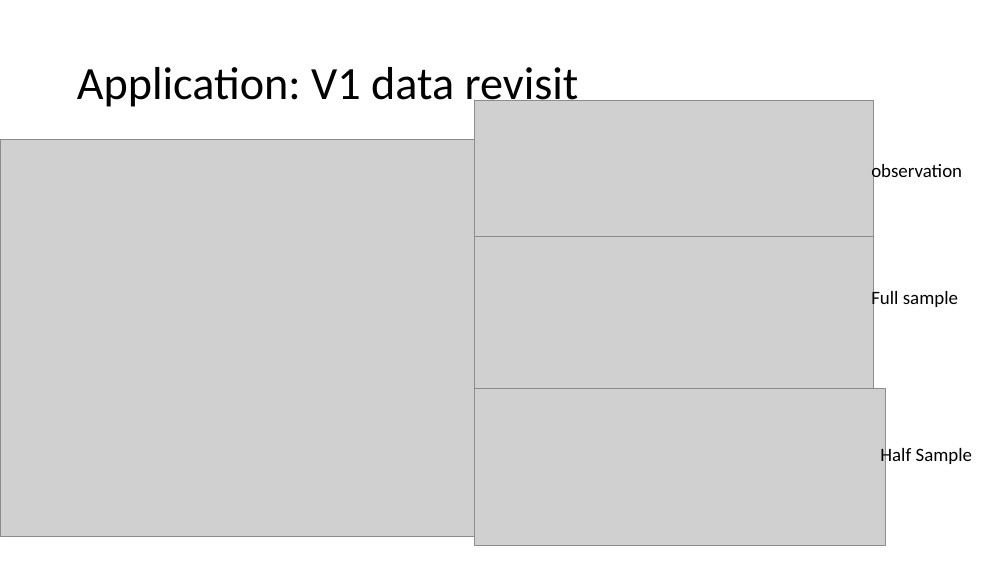
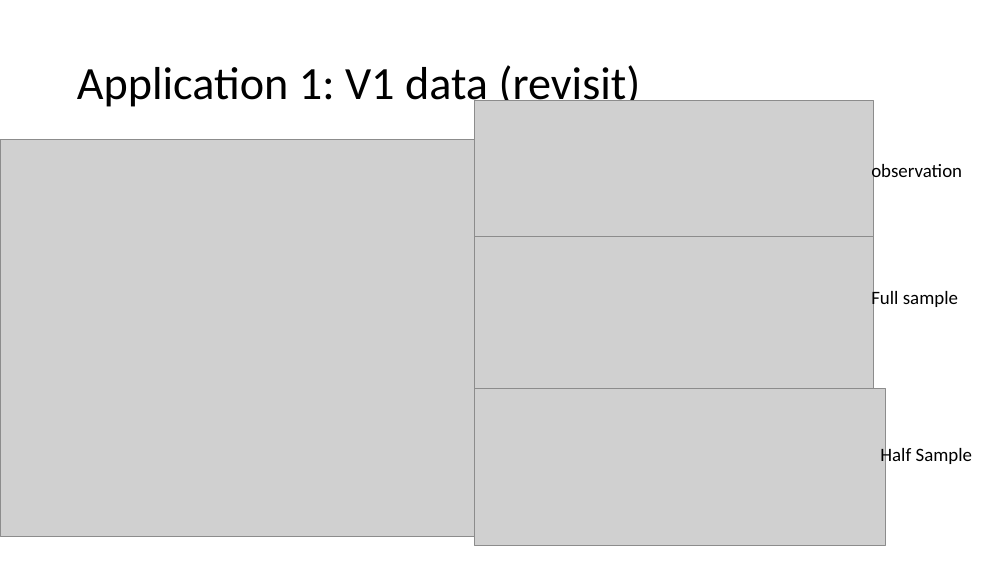
Before and after one commit to weigcdsb/COM_POISSON, a slide deck: slide 9 of documents/JSM_2021/15min_version.pptx (slide 10 before the commit). Drawn at 1008x567 pixels with LibreOffice and Linux fonts; fonts in the diff are those of the drawing; grey boxes stand for pictures. Boxes give left, top, right and bottom in pixels: in the first picture for what was removed or moved away, otherwise in the second. Text is boxed around its words. In the diff, an @@ line names an element or a change of style, - is before the commit and + after.

```diff
--- a/documents/JSM_2021/15min_version.pptx
+++ b/documents/JSM_2021/15min_version.pptx
@@ title at [77, 65, 641, 111]: text changed @@
-Application: V1 data revisit
+Application 1: V1 data (revisit)
```
Also in this commit, not shown: 1 other slide changed, 1 slide added, 1 slide removed, 31 other files.
